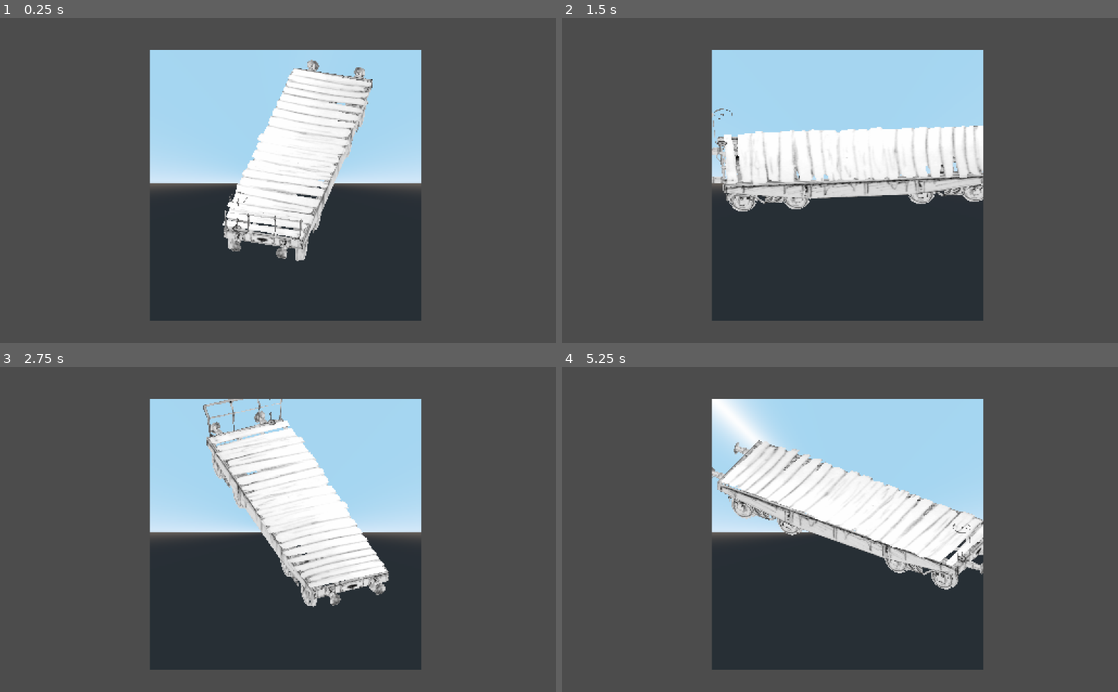
Above: before the commit, frames 1-4 (two rows, left to right).
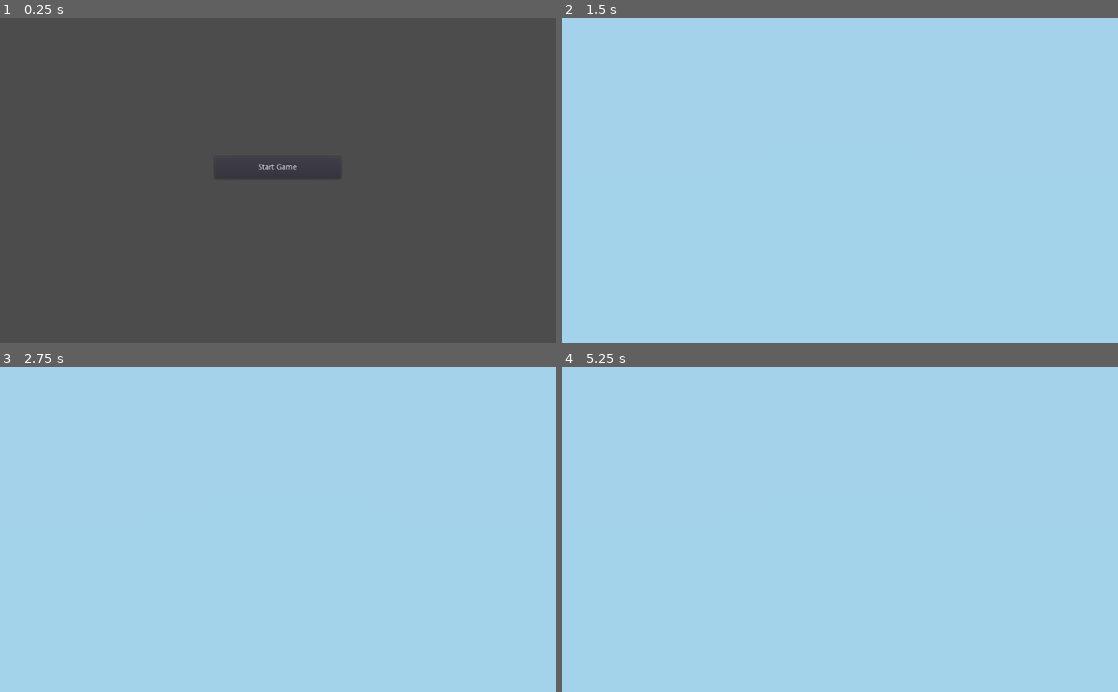
Above: after the commit, the same moments.

Repository: TheChriggu/Wueffel
Game: Godot game, scene res://Scenes/MainScene.tscn
Two runs of this game, one before a commit and one after it. Both use one fixed random seed, a clock stepped at 60 frames per second and the inputs below. Before the commit the project starts from res://Scenes/TestSceneChris.tscn.
Inputs (mouse positions are in pixels of both pictures, inside the frame that each line leads up to):
- Up to frame 1 (0.25 s): no input
- Up to frame 2 (1.5 s): click (840, 167) at 0.5 s, where only the run after the commit has a clickable "Start Game"
- Up to frame 3 (2.75 s): no input
- Up to frame 4 (5.25 s): no input

The runs differ from the first frame. In frame 1, 40% of the frame differs, in the area x 26-76%, y 9-94%; in frame 2, 88%; in frame 3, 87%; in frame 4, 90%, in the area x 0-100%, y 0-100%.

Commit message:
Added ruff scene management outline

Diff:
--- /dev/null
+++ b/Scenes/MainGameplayScene.tscn
@@ -0,0 +1,30 @@
+[gd_scene load_steps=6 format=2]
+
+[ext_resource path="res://Scenes/TestSceneChris.tscn" type="PackedScene" id=1]
+[ext_resource path="res://Scripts/testScript2.gd" type="Script" id=2]
+
+[sub_resource type="PlaneMesh" id=1]
+
+[sub_resource type="PlaneMesh" id=2]
+
+[sub_resource type="SpatialMaterial" id=3]
+
+[node name="MainGameplayScene" type="Spatial"]
+script = ExtResource( 2 )
+
+[node name="Ground" type="MeshInstance" parent="."]
+transform = Transform( 5, 0, 0, 0, 1, 0, 0, 0, 5, 0, -0.664562, 0 )
+mesh = SubResource( 1 )
+material/0 = null
+
+[node name="Main Camera" type="Camera" parent="."]
+transform = Transform( 1, 0, 0, 0, -0.00169293, 0.999999, 0, -0.999999, -0.00169293, 0, 3.48861, 0 )
+cull_mask = 1023
+current = true
+
+[node name="Spatial" parent="." instance=ExtResource( 1 )]
+
+[node name="MeshInstance" type="MeshInstance" parent="."]
+transform = Transform( 1, 0, 0, 0, 1, 0, 0, 0, 1, 0, 1.85447, 0 )
+mesh = SubResource( 2 )
+material/0 = SubResource( 3 )
--- /dev/null
+++ b/Scenes/MainMenu.tscn
@@ -0,0 +1,15 @@
+[gd_scene load_steps=2 format=2]
+
+[ext_resource path="res://Scripts/MainMenu.gd" type="Script" id=1]
+
+[node name="MainMenu" type="Control"]
+script = ExtResource( 1 )
+
+[node name="Button" type="Button" parent="."]
+margin_left = 395.0
+margin_top = 256.0
+margin_right = 628.0
+margin_bottom = 297.0
+text = "Start Game"
+
+[connection signal="button_down" from="Button" to="." method="_on_Button_button_down"]
--- /dev/null
+++ b/Scenes/MainScene.tscn
@@ -0,0 +1,9 @@
+[gd_scene load_steps=2 format=2]
+
+[ext_resource path="res://Scripts/MainScene.gd" type="Script" id=1]
+
+[node name="MainScene" type="Spatial"]
+script = ExtResource( 1 )
+MainMenuScene = "res://Scenes/MainMenu.tscn"
+MainGameplayScene = "res://Scenes/MainGameplayScene.tscn"
+PauseMenuScene = "res://Scenes/PauseScreen.tscn"
--- /dev/null
+++ b/Scenes/PauseScreen.tscn
@@ -0,0 +1,5 @@
+[gd_scene format=2]
+
+[node name="PauseScreen" type="Control"]
+anchor_right = 1.0
+anchor_bottom = 1.0
--- a/Scenes/TestSceneChris.tscn
+++ b/Scenes/TestSceneChris.tscn
@@ -1,10 +1,12 @@
-[gd_scene load_steps=14 format=2]
+[gd_scene load_steps=16 format=2]
 
 [ext_resource path="res://Models/TestWaggon.png" type="Texture" id=1]
 [ext_resource path="res://Scripts/Rotator.gd" type="Script" id=2]
 [ext_resource path="res://Models/SM_Testcar_01.obj" type="ArrayMesh" id=3]
 [ext_resource path="res://Pictures/IMG_20220526_172713.jpg" type="Texture" id=4]
 [ext_resource path="res://Pictures/IMG_20220525_000520__01.jpg" type="Texture" id=5]
+[ext_resource path="res://Scripts/testscript.gd" type="Script" id=6]
+[ext_resource path="res://Scripts/testscript3.gd" type="Script" id=7]
 
 [sub_resource type="Shader" id=2]
 code = "shader_type canvas_item;
@@ -22,11 +24,10 @@
 
 [sub_resource type="ShaderMaterial" id=3]
 shader = SubResource( 2 )
-shader_param/sizeX = 250.0
-shader_param/sizeY = 250.0
+shader_param/sizeX = 50.0
+shader_param/sizeY = 50.0
 
-[sub_resource type="ViewportTexture" id=4]
-viewport_path = NodePath("Viewport")
+[sub_resource type="GradientTexture" id=10]
 
 [sub_resource type="SpatialMaterial" id=5]
 flags_unshaded = true
@@ -47,7 +48,8 @@
 flags_unshaded = true
 albedo_texture = ExtResource( 4 )
 
-[node name="Spatial" type="Spatial"]
+[node name="TestRenderer" type="Spatial"]
+script = ExtResource( 6 )
 
 [node name="Viewport" type="Viewport" parent="."]
 size = Vector2( 500, 500 )
@@ -59,17 +61,22 @@
 
 [node name="Camera" type="Camera" parent="Viewport/Spatial"]
 transform = Transform( 1, 0, 0, 0, 0.803649, 0.595103, 0, -0.595103, 0.803649, -0.199189, 5.22988, 7.07938 )
+cull_mask = 1047552
 projection = 1
 fov = 46.9169
 size = 4.67
 
 [node name="Sprite" type="Sprite" parent="."]
+visible = false
 material = SubResource( 3 )
-position = Vector2( 526, 309 )
-texture = SubResource( 4 )
+position = Vector2( 526, 178.25 )
+scale = Vector2( 1, 262.5 )
+texture = SubResource( 10 )
 flip_v = true
+script = ExtResource( 7 )
 
 [node name="SM_Testcar_01" type="MeshInstance" parent="."]
+layers = 1024
 mesh = ExtResource( 3 )
 material/0 = SubResource( 5 )
 
--- /dev/null
+++ b/Scripts/MainMenu.gd
@@ -0,0 +1,22 @@
+extends Control
+
+
+# Declare member variables here. Examples:
+# var a = 2
+# var b = "text"
+signal start_game_pressed
+
+
+# Called when the node enters the scene tree for the first time.
+func _ready():
+	pass # Replace with function body.
+
+
+# Called every frame. 'delta' is the elapsed time since the previous frame.
+#func _process(delta):
+#	pass
+
+
+func _on_Button_button_down():
+	emit_signal("start_game_pressed")
+	pass # Replace with function body.
--- /dev/null
+++ b/Scripts/MainScene.gd
@@ -0,0 +1,30 @@
+extends Spatial
+
+export var MainMenuScene = ""
+export var MainGameplayScene = ""
+export var PauseMenuScene = ""
+
+
+# Called when the node enters the scene tree for the first time.
+func _ready():
+	load_main_menu()
+	pass # Replace with function body.
+
+
+# Called every frame. 'delta' is the elapsed time since the previous frame.
+#func _process(delta):
+#	pass
+
+func load_main_menu():
+	var node = load(MainMenuScene).instance()
+	add_child(node)
+	node.connect("start_game_pressed", self, "_on_MainMenu_start_game_pressed")
+
+func _on_MainMenu_start_game_pressed():
+	var lastIndex = get_child(get_child_count() - 1)
+	remove_child(lastIndex)
+
+	var node = load(MainGameplayScene).instance()
+	add_child(node)
+
+	pass # Replace with function body.
--- /dev/null
+++ b/Scripts/testScript2.gd
@@ -0,0 +1,22 @@
+extends Spatial
+
+
+# Declare member variables here. Examples:
+# var a = 2
+# var b = "text"
+
+
+# Called when the node enters the scene tree for the first time.
+func _ready():
+	print()
+
+	var mat = SpatialMaterial.new()
+	var tex = get_child((2)).GetTexture()
+	mat.albedo_texture = tex
+	get_child((3)).material_override = mat
+	pass # Replace with function body.
+
+
+# Called every frame. 'delta' is the elapsed time since the previous frame.
+#func _process(delta):
+#	pass
--- /dev/null
+++ b/Scripts/testscript.gd
@@ -0,0 +1,18 @@
+extends Spatial
+
+
+# Declare member variables here. Examples:
+# var a = 2
+# var b = "text"
+
+# Called when the node enters the scene tree for the first time.
+func _ready():
+	pass # Replace with function body.
+
+
+# Called every frame. 'delta' is the elapsed time since the previous frame.
+#func _process(delta):
+#	pass
+
+func GetTexture():
+	return get_child(1)
--- /dev/null
+++ b/Scripts/testscript3.gd
@@ -0,0 +1,16 @@
+extends Sprite
+
+
+# Declare member variables here. Examples:
+# var a = 2
+# var b = "text"
+
+
+# Called when the node enters the scene tree for the first time.
+func _ready():
+	pass # Replace with function body.
+
+
+# Called every frame. 'delta' is the elapsed time since the previous frame.
+#func _process(delta):
+#	pass
--- a/project.godot
+++ b/project.godot
@@ -11,7 +11,7 @@
 [application]
 
 config/name="Wueffel"
-run/main_scene="res://Scenes/TestSceneChris.tscn"
+run/main_scene="res://Scenes/MainScene.tscn"
 config/icon="res://icon.png"
 
 [physics]
